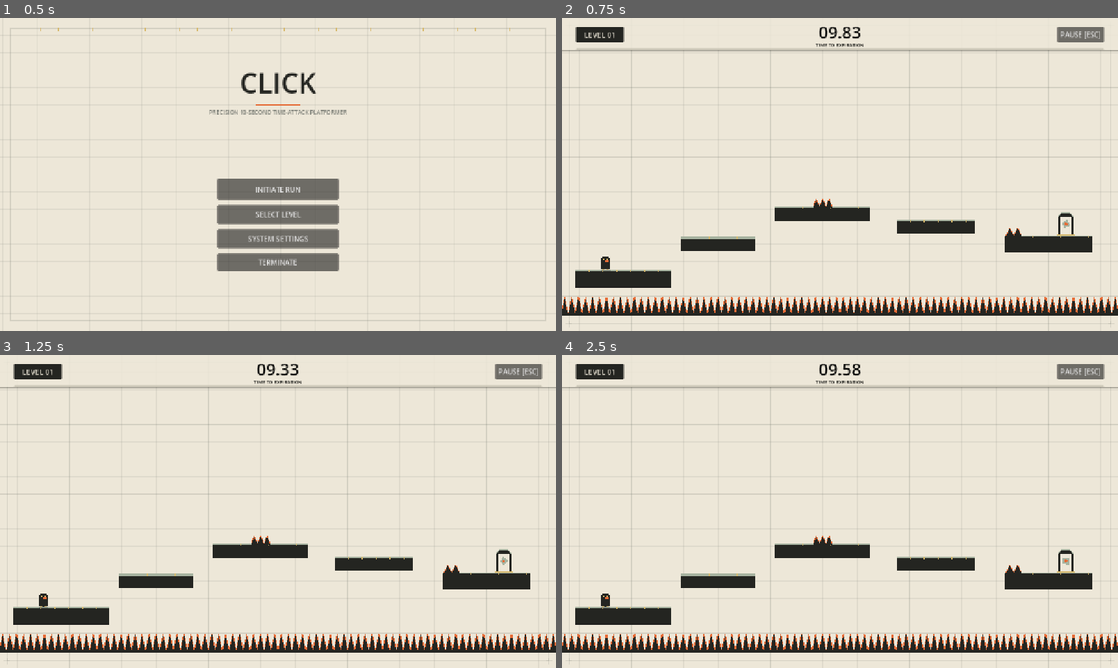
Above: before the commit, frames 1-4 (two rows, left to right).
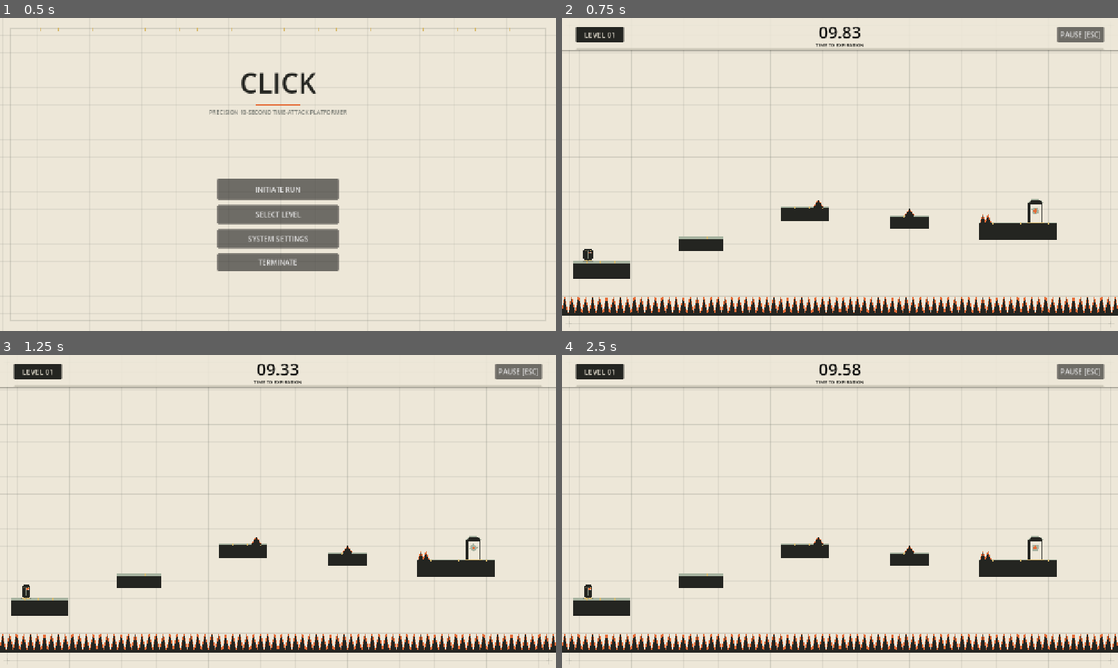
Above: after the commit, the same moments.

Repository: raghav-sharma-ai/CLICK
Game: Godot game, scene res://scenes/ui/main_menu.tscn
Two runs of this game, one before a commit and one after it. Both use one fixed random seed, a clock stepped at 60 frames per second and the inputs below.
Inputs:
- Up to frame 1 (0.5 s): no input
- Up to frame 2 (0.75 s): click "INITIATE RUN" at 0.5 s
- Up to frame 3 (1.25 s): no input
- Up to frame 4 (2.5 s): click "PAUSE [ESC]" at 1.25 s; click "RESTART [R]" at 2 s

Frame 1 is identical in both runs. In frame 2, 4.1% of the frame differs, in the area x 2-96%, y 57-87%; in frame 3, 4.1%; in frame 4, 4.1%.

Commit message:
Tune Levels 1-4: deceptively simple visual design with tight, difficult precision platforming

Diff:
--- a/scenes/levels/level_1.tscn
+++ b/scenes/levels/level_1.tscn
@@ -36,44 +36,49 @@
 [node name="Platforms" type="Node2D" parent="."]
 
 [node name="SpawnFloor" parent="Platforms" instance=ExtResource("6_platform")]
-position = Vector2(140, 600)
-size = Vector2(220, 40)
+position = Vector2(90, 580)
+size = Vector2(130, 40)
 
-[node name="Platform1" parent="Platforms" instance=ExtResource("6_platform")]
-position = Vector2(360, 520)
-size = Vector2(170, 32)
+[node name="Island2" parent="Platforms" instance=ExtResource("6_platform")]
+position = Vector2(320, 520)
+size = Vector2(100, 32)
 
-[node name="Platform2" parent="Platforms" instance=ExtResource("6_platform")]
-position = Vector2(600, 450)
-size = Vector2(220, 32)
+[node name="Island3" parent="Platforms" instance=ExtResource("6_platform")]
+position = Vector2(560, 450)
+size = Vector2(110, 32)
 
-[node name="Platform3" parent="Platforms" instance=ExtResource("6_platform")]
-position = Vector2(860, 480)
-size = Vector2(180, 32)
+[node name="Island4" parent="Platforms" instance=ExtResource("6_platform")]
+position = Vector2(800, 470)
+size = Vector2(90, 32)
 
 [node name="ExitFloor" parent="Platforms" instance=ExtResource("6_platform")]
-position = Vector2(1120, 520)
-size = Vector2(200, 40)
+position = Vector2(1050, 490)
+size = Vector2(180, 40)
 
 [node name="Hazards" type="Node2D" parent="."]
-
-[node name="Platform2Spike" parent="Hazards" instance=ExtResource("7_hazard")]
-position = Vector2(600, 434)
-width = 44.0
-height = 18.0
-
-[node name="ExitFloorGuard" parent="Hazards" instance=ExtResource("7_hazard")]
-position = Vector2(1040, 500)
-width = 36.0
-height = 18.0
 
 [node name="ContinuousSpikeFloor" parent="Hazards" instance=ExtResource("7_hazard")]
 position = Vector2(640, 680)
 width = 1380.0
 height = 40.0
 
+[node name="Island3Spike" parent="Hazards" instance=ExtResource("7_hazard")]
+position = Vector2(590, 434)
+width = 22.0
+height = 16.0
+
+[node name="Island4Spike" parent="Hazards" instance=ExtResource("7_hazard")]
+position = Vector2(800, 454)
+width = 20.0
+height = 16.0
+
+[node name="ExitSpikeGuard" parent="Hazards" instance=ExtResource("7_hazard")]
+position = Vector2(975, 470)
+width = 24.0
+height = 18.0
+
 [node name="Player" parent="." instance=ExtResource("4_player")]
-position = Vector2(100, 560)
+position = Vector2(60, 540)
 
 [node name="Goal" parent="." instance=ExtResource("5_goal")]
-position = Vector2(1160, 474)
+position = Vector2(1090, 444)
--- a/scenes/levels/level_2.tscn
+++ b/scenes/levels/level_2.tscn
@@ -38,38 +38,38 @@
 [node name="Platforms" type="Node2D" parent="."]
 
 [node name="SpawnFloor" parent="Platforms" instance=ExtResource("6_platform")]
-position = Vector2(120, 600)
-size = Vector2(180, 40)
+position = Vector2(90, 580)
+size = Vector2(130, 40)
 
-[node name="Pillar1" parent="Platforms" instance=ExtResource("6_platform")]
-position = Vector2(240, 600)
-size = Vector2(80, 40)
+[node name="LaunchPillar1" parent="Platforms" instance=ExtResource("6_platform")]
+position = Vector2(240, 580)
+size = Vector2(70, 40)
 
-[node name="HighPlatform" parent="Platforms" instance=ExtResource("6_platform")]
-position = Vector2(430, 380)
-size = Vector2(180, 28)
+[node name="HighNeedle" parent="Platforms" instance=ExtResource("6_platform")]
+position = Vector2(380, 360)
+size = Vector2(90, 28)
 
-[node name="Pillar2" parent="Platforms" instance=ExtResource("6_platform")]
-position = Vector2(620, 500)
-size = Vector2(110, 32)
+[node name="LaunchPillar2" parent="Platforms" instance=ExtResource("6_platform")]
+position = Vector2(580, 500)
+size = Vector2(80, 32)
 
-[node name="UpperMid" parent="Platforms" instance=ExtResource("6_platform")]
-position = Vector2(860, 370)
-size = Vector2(170, 28)
+[node name="IslandPlatform" parent="Platforms" instance=ExtResource("6_platform")]
+position = Vector2(860, 400)
+size = Vector2(90, 28)
 
 [node name="ExitFloor" parent="Platforms" instance=ExtResource("6_platform")]
-position = Vector2(1120, 470)
-size = Vector2(200, 40)
+position = Vector2(1080, 440)
+size = Vector2(180, 40)
 
 [node name="LaunchPads" type="Node2D" parent="."]
 
 [node name="LaunchPad1" parent="LaunchPads" instance=ExtResource("8_launch")]
-position = Vector2(240, 580)
-launch_impulse = Vector2(0, -720)
+position = Vector2(240, 560)
+launch_impulse = Vector2(0, -780)
 
 [node name="LaunchPad2" parent="LaunchPads" instance=ExtResource("8_launch")]
-position = Vector2(620, 484)
-launch_impulse = Vector2(180, -680)
+position = Vector2(580, 484)
+launch_impulse = Vector2(260, -720)
 
 [node name="Hazards" type="Node2D" parent="."]
 
@@ -78,19 +78,24 @@
 width = 1380.0
 height = 40.0
 
+[node name="IslandSpike" parent="Hazards" instance=ExtResource("7_hazard")]
+position = Vector2(825, 384)
+width = 20.0
+height = 16.0
+
 [node name="ExitGuardSpike" parent="Hazards" instance=ExtResource("7_hazard")]
-position = Vector2(1030, 450)
-width = 36.0
+position = Vector2(1005, 420)
+width = 24.0
 height = 18.0
 
 [node name="TimeFragments" type="Node2D" parent="."]
 
 [node name="ChronoShard1" parent="TimeFragments" instance=ExtResource("9_frag")]
-position = Vector2(740, 240)
+position = Vector2(620, 240)
 bonus_seconds = 2.0
 
 [node name="Player" parent="." instance=ExtResource("4_player")]
-position = Vector2(80, 560)
+position = Vector2(60, 540)
 
 [node name="Goal" parent="." instance=ExtResource("5_goal")]
-position = Vector2(1160, 424)
+position = Vector2(1120, 394)
--- a/scenes/levels/level_3.tscn
+++ b/scenes/levels/level_3.tscn
@@ -39,38 +39,32 @@
 [node name="Platforms" type="Node2D" parent="."]
 
 [node name="SpawnFloor" parent="Platforms" instance=ExtResource("6_platform")]
-position = Vector2(110, 580)
-size = Vector2(170, 40)
+position = Vector2(90, 580)
+size = Vector2(130, 40)
 
 [node name="CenterPillar" parent="Platforms" instance=ExtResource("6_platform")]
-position = Vector2(580, 460)
-size = Vector2(130, 32)
+position = Vector2(560, 470)
+size = Vector2(110, 32)
 
 [node name="ExitPlatform" parent="Platforms" instance=ExtResource("6_platform")]
-position = Vector2(1130, 440)
-size = Vector2(190, 36)
+position = Vector2(1040, 420)
+size = Vector2(170, 36)
 
 [node name="MovingPlatforms" type="Node2D" parent="."]
 
 [node name="MovingH" parent="MovingPlatforms" instance=ExtResource("9_moving")]
-position = Vector2(280, 520)
-size = Vector2(120, 24)
+position = Vector2(270, 520)
+size = Vector2(100, 24)
 travel_offset = Vector2(140, 0)
-speed = 90.0
-wait_time = 0.35
+speed = 120.0
+wait_time = 0.2
 
 [node name="MovingV" parent="MovingPlatforms" instance=ExtResource("9_moving")]
-position = Vector2(860, 330)
-size = Vector2(130, 24)
+position = Vector2(780, 370)
+size = Vector2(100, 24)
 travel_offset = Vector2(0, 130)
-speed = 85.0
-wait_time = 0.4
-
-[node name="LaunchPads" type="Node2D" parent="."]
-
-[node name="CenterLaunch" parent="LaunchPads" instance=ExtResource("8_launch")]
-position = Vector2(580, 444)
-launch_impulse = Vector2(160, -700)
+speed = 110.0
+wait_time = 0.2
 
 [node name="Hazards" type="Node2D" parent="."]
 
@@ -79,19 +73,24 @@
 width = 1380.0
 height = 40.0
 
+[node name="CenterSpike" parent="Hazards" instance=ExtResource("7_hazard")]
+position = Vector2(560, 454)
+width = 24.0
+height = 16.0
+
 [node name="ExitSpikeGuard" parent="Hazards" instance=ExtResource("7_hazard")]
-position = Vector2(1040, 422)
-width = 30.0
+position = Vector2(975, 402)
+width = 24.0
 height = 18.0
 
 [node name="TimeFragments" type="Node2D" parent="."]
 
 [node name="BonusShard" parent="TimeFragments" instance=ExtResource("10_frag")]
-position = Vector2(740, 220)
+position = Vector2(560, 260)
 bonus_seconds = 2.0
 
 [node name="Player" parent="." instance=ExtResource("4_player")]
-position = Vector2(70, 540)
+position = Vector2(60, 540)
 
 [node name="Goal" parent="." instance=ExtResource("5_goal")]
-position = Vector2(1160, 394)
+position = Vector2(1080, 374)
--- a/scenes/levels/level_4.tscn
+++ b/scenes/levels/level_4.tscn
@@ -38,30 +38,30 @@
 [node name="Platforms" type="Node2D" parent="."]
 
 [node name="SpawnFloor" parent="Platforms" instance=ExtResource("6_platform")]
-position = Vector2(110, 580)
-size = Vector2(160, 40)
+position = Vector2(90, 580)
+size = Vector2(130, 40)
 
 [node name="LaunchPlatform" parent="Platforms" instance=ExtResource("6_platform")]
-position = Vector2(300, 520)
-size = Vector2(120, 32)
+position = Vector2(290, 520)
+size = Vector2(90, 32)
 
 [node name="HighRafter" parent="Platforms" instance=ExtResource("6_platform")]
 position = Vector2(560, 360)
-size = Vector2(180, 28)
+size = Vector2(140, 24)
 
 [node name="DescentPlatform" parent="Platforms" instance=ExtResource("6_platform")]
-position = Vector2(800, 430)
-size = Vector2(160, 32)
+position = Vector2(780, 440)
+size = Vector2(120, 28)
 
 [node name="ExitFloor" parent="Platforms" instance=ExtResource("6_platform")]
-position = Vector2(1060, 490)
-size = Vector2(200, 40)
+position = Vector2(1020, 490)
+size = Vector2(170, 36)
 
 [node name="LaunchPads" type="Node2D" parent="."]
 
 [node name="AngledLaunch" parent="LaunchPads" instance=ExtResource("8_launch")]
-position = Vector2(300, 504)
-launch_impulse = Vector2(280, -720)
+position = Vector2(290, 504)
+launch_impulse = Vector2(275, -720)
 
 [node name="Hazards" type="Node2D" parent="."]
 
@@ -70,24 +70,29 @@
 width = 1380.0
 height = 40.0
 
+[node name="RafterSpike" parent="Hazards" instance=ExtResource("7_hazard")]
+position = Vector2(610, 348)
+width = 22.0
+height = 16.0
+
 [node name="DescentGuard" parent="Hazards" instance=ExtResource("7_hazard")]
-position = Vector2(740, 414)
+position = Vector2(735, 426)
 width = 24.0
 height = 18.0
 
 [node name="ExitGuard" parent="Hazards" instance=ExtResource("7_hazard")]
-position = Vector2(980, 470)
+position = Vector2(955, 472)
 width = 24.0
 height = 18.0
 
 [node name="TimeFragments" type="Node2D" parent="."]
 
 [node name="Shard1" parent="TimeFragments" instance=ExtResource("9_frag")]
-position = Vector2(560, 290)
+position = Vector2(560, 280)
 bonus_seconds = 2.0
 
 [node name="Player" parent="." instance=ExtResource("4_player")]
-position = Vector2(70, 540)
+position = Vector2(60, 540)
 
 [node name="Goal" parent="." instance=ExtResource("5_goal")]
-position = Vector2(1120, 444)
+position = Vector2(1060, 444)
Not shown, added: test/test_all_15_levels.gd.uid
